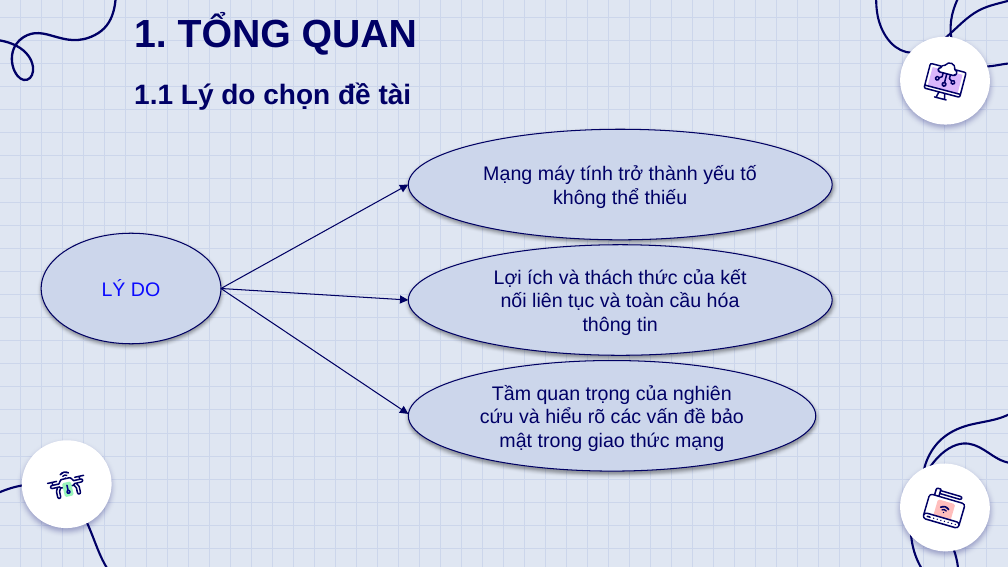
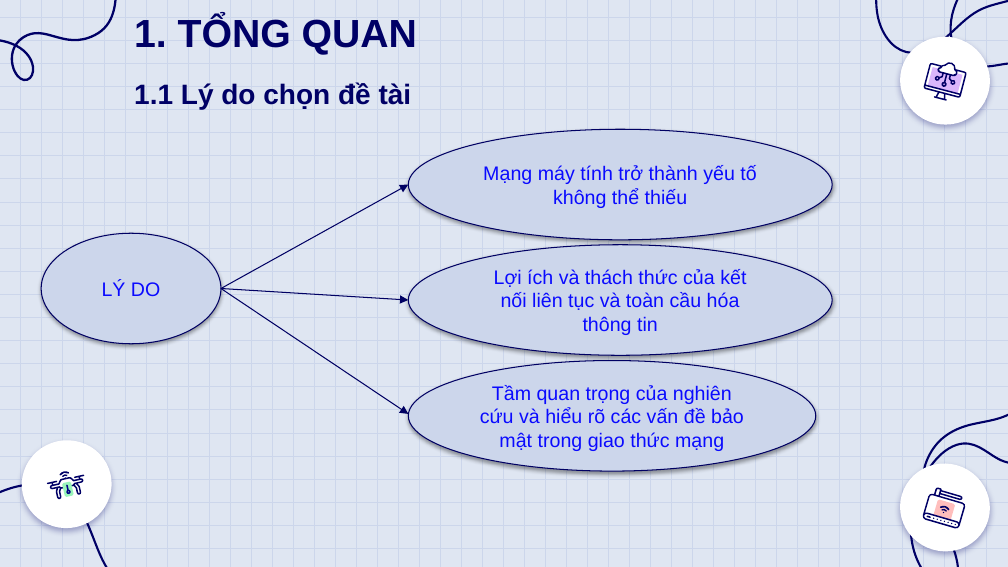
Before and after one commit to tiensv3/tn-da20tta-tranquangtien-vandebaomatgiaothucmang, a slide deck: slide 4 of docs/110120077-TranQuangTien-DATN.pptx. Drawn at 1008x567 pixels with LibreOffice and Linux fonts; fonts in the diff are those of the drawing. Boxes give left, top, right and bottom in pixels: in the first picture for what was removed or moved away, otherwise in the second. Text is boxed around its words. In the diff, an @@ line names an element or a change of style, - is before the commit and + after.

```diff
--- a/docs/110120077-TranQuangTien-DATN.pptx
+++ b/docs/110120077-TranQuangTien-DATN.pptx
@@ text colour #000066 to #0A0AFF in 3 elements at <box>408,129,833,240</box>, <box>408,245,833,356</box>, <box>408,361,815,472</box> @@
```
Also in this commit, not shown: 3 other slides changed, 2 other files.
